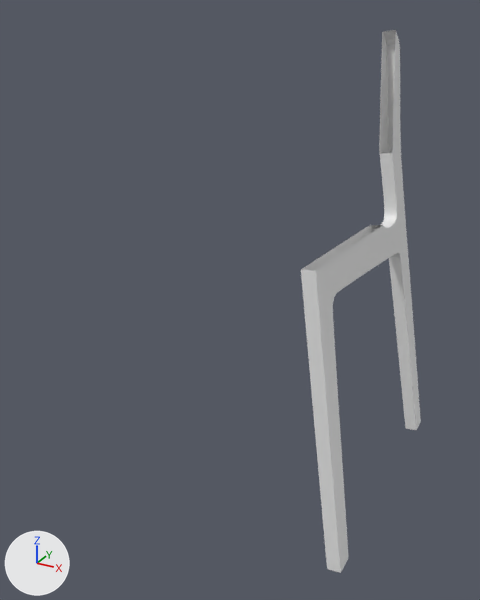
Renders of the Blender file chair_2/chair_2.blend from each side of a commit.
The view is the same before and after, from a 50 mm camera at (2.47, -4.8, 3.88) aimed at (-0.05, -0.22, 1.59). The lights are fixed; the arrows at lower left show +X, +Y and +Z.
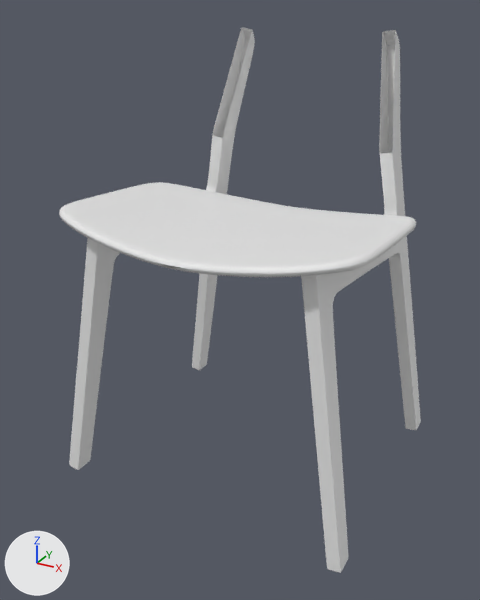
Edits to the bpy script that builds the scene:
```text
Add me_plane:
    me_plane.from_pydata([(0.0, -1.27, 2.29), (1.25, -1.08, 2.46), (0.0, 0.78, 2.17), (1.27, 0.38, 2.38), (0.37, -1.26, 2.31), (0.37, 0.75, 2.2), (0.84, -1.19, 2.36), (0.85, 0.63, 2.26), (0.0, -0.87, 2.27), (1.29, -0.82, 2.45), (0.37, -0.87, 2.29), (0.84, -0.84, 2.35), (1.29, 0.04, 2.39), (0.37, 0.2, 2.22), (0.84, 0.11, 2.29), (0.0, 0.19, 2.2)], [], [(14, 12, 3, 7), (15, 13, 5, 2), (13, 14, 7, 5), (4, 6, 11, 10), (0, 4, 10, 8), (6, 1, 9, 11), (10, 11, 14, 13), (8, 10, 13, 15), (11, 9, 12, 14)])
    me_plane.polygons.foreach_set('use_smooth', [True] * 9)
Change ob_cube:
    where _m = ob_cube.modifiers.new('Subdivision', 'SUBSURF')
    remove _m.levels = 3
    add _m = ob_cube.modifiers.new('Mirror.001', 'MIRROR')
    add _m.mirror_object = ob_plane
Add ob_plane:
    ob_plane = bpy.data.objects.new('Plane', me_plane)
    ob_plane.location = (0.0, 0.0, 0.0)
    _m = ob_plane.modifiers.new('Mirror', 'MIRROR')
    _m.use_clip = True
    _m = ob_plane.modifiers.new('Subdivision', 'SUBSURF')
    _m.levels = 3
    _m = ob_plane.modifiers.new('Solidify', 'SOLIDIFY')
    _m.thickness = 0.07
    _m.nonmanifold_merge_threshold = 0.0003
    _m = ob_plane.modifiers.new('Bevel', 'BEVEL')
    _m.segments = 2
    _m.angle_limit = 1.047
    _m.material = 0
    _m.mark_sharp = True
```

Location of each change, (x1, y1, x2, y2) in pixels of the pictures (480 x 600 px):
'Cube', modifiers changed, reshaped (192% wider): before (301, 30, 421, 573); after (69, 27, 421, 573)
'Plane', added: after (59, 182, 416, 277)
